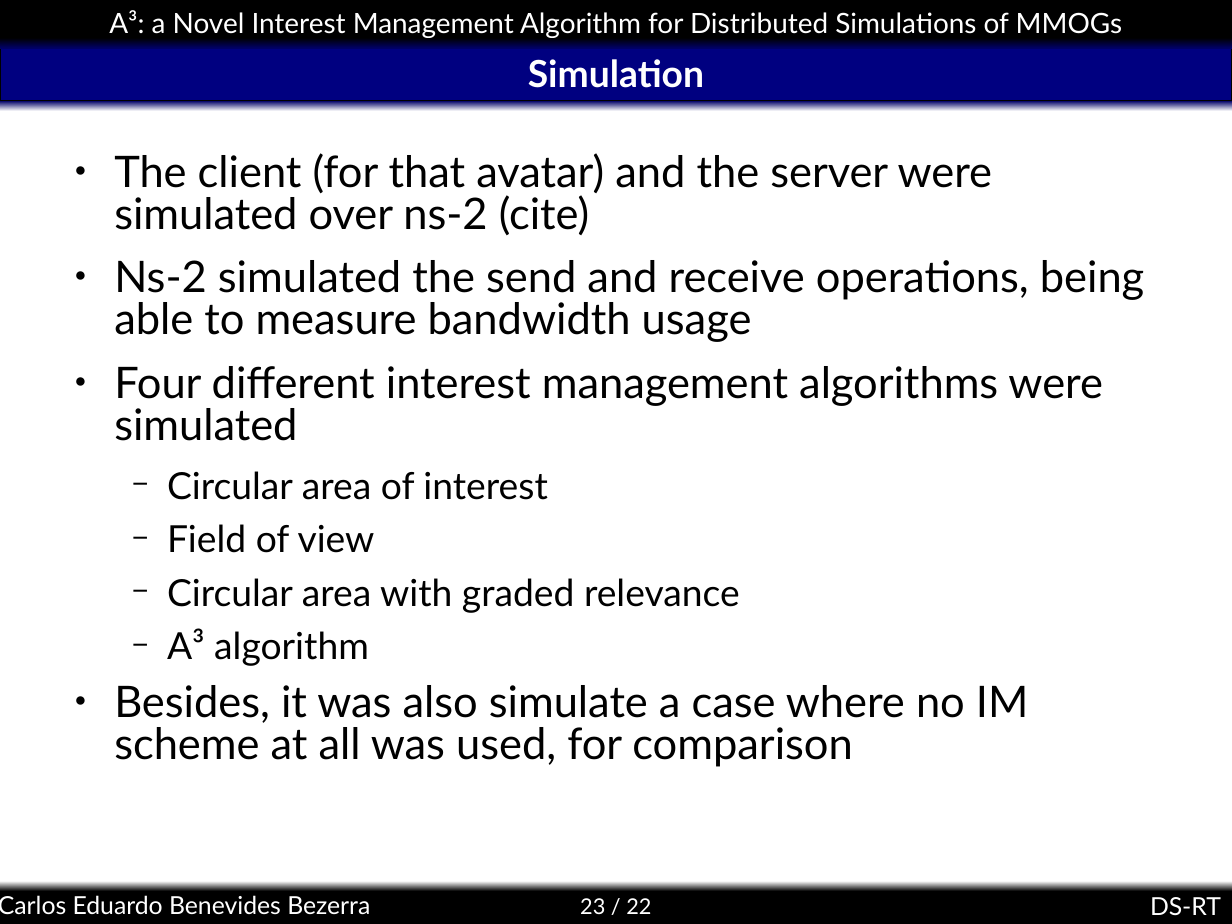
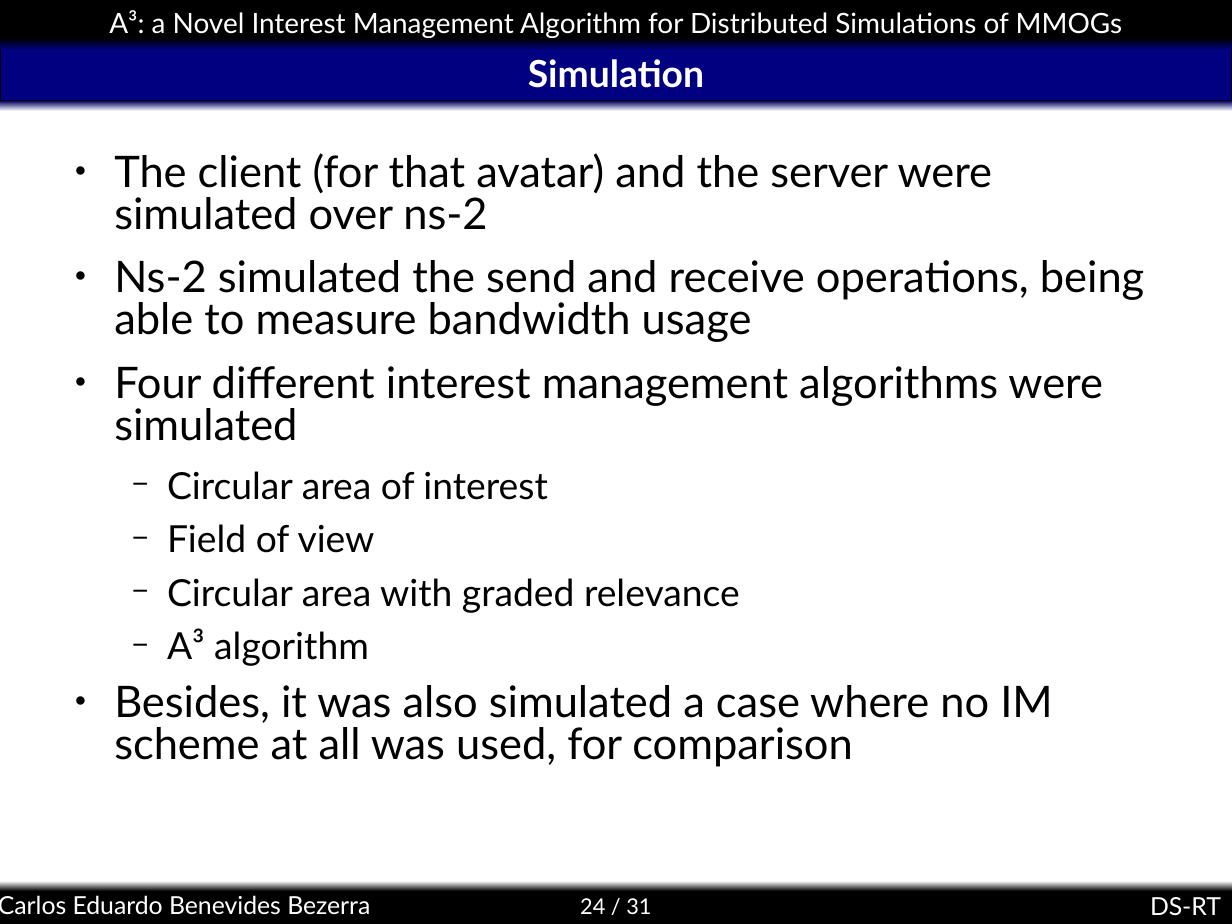
Before and after one commit to kdubezerra/kdubezerra, a slide deck: slide 24 of textos/dsrt/a3slides.ppt (slide 23 before the commit). Drawn at 1232x924 pixels with LibreOffice and Linux fonts; fonts in the diff are those of the drawing; background and template pictures are left out. Boxes give left, top, right and bottom in pixels: in the first picture for what was removed or moved away, otherwise in the second. Text is boxed around its words. In the diff, an @@ line names an element or a change of style, - is before the commit and + after.

```diff
--- a/textos/dsrt/a3slides.ppt
+++ b/textos/dsrt/a3slides.ppt
@@ text at (114, 153, 993, 230): text changed @@
-● The client (for that avatar) and the server were simulated over ns-2 (cite)
+● The client (for that avatar) and the server were simulated over ns-2
@@ text at (114, 685, 1052, 767): text changed @@
-● Besides, it was also simulate a case where no IM scheme at all was used, for comparison
+● Besides, it was also simulated a case where no IM scheme at all was used, for comparison
@@ page number at (580, 898, 651, 914): text changed @@
-23 / 22
+24 / 31
```
Also in this commit, not shown: 14 other slides changed, 4 slides added, 4 slides removed.
